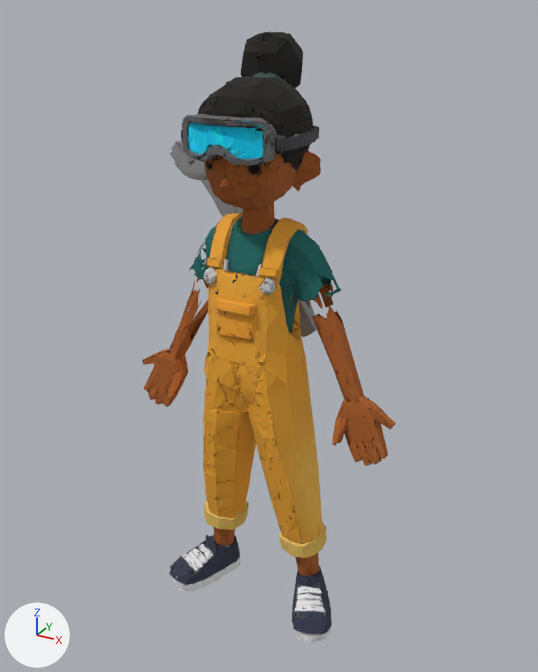
Before and after pictures for a commit that changed the glTF model docs/univers/archipeo/personnages/modeles/6e-equipage-zia/equipier.glb.
Camera for both pictures: a 50 mm lens placed at (0.559, -0.998, 1.03), pointed at (0.003, 0.013, 0.524). The axes (+X, +Y, +Z) are drawn at lower left. The lights are the same throughout. The first picture is the older version. Where no turn or scale is listed for an object, it has been applied to the vertices. Vertices at exactly the same position are counted once.

The first picture shows 'equipier'.
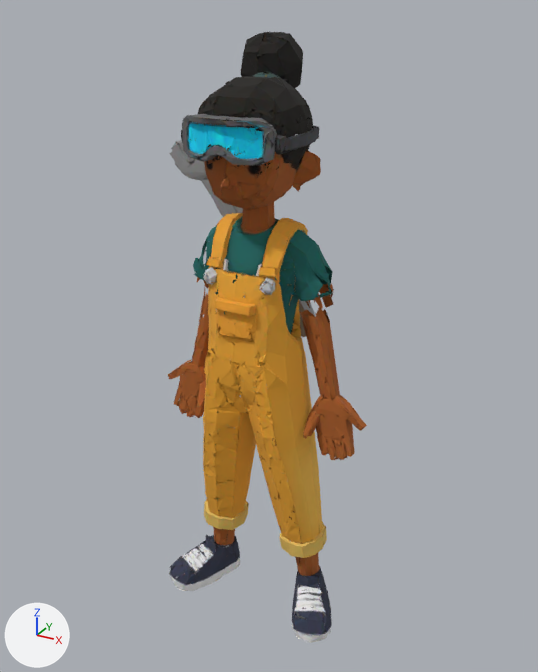
Where the newer file only moved an object's origin or applied its transform, the numbers keep the older frame.

Location of each change, [x1, y1, x2, y2] in pixels of the pictures (538 x 672 px; the box of a moved part takes in the faces that stretch with it):
'equipier', reshaped (22% narrower): before [142, 31, 396, 643]; after [168, 31, 367, 643]
part 1 of me_mesh_0, moved or reshaped: before [334, 416, 344, 444]; after [304, 410, 317, 437]
part 2 of me_mesh_0, moved or reshaped: before [327, 304, 385, 420]; after [315, 307, 358, 422]
part 3 of me_mesh_0, moved or reshaped: before [337, 419, 347, 443]; after [308, 414, 320, 436]
part 4 of me_mesh_0, moved or reshaped: before [330, 306, 396, 426]; after [321, 309, 367, 428]
part 5 of me_mesh_0, rebuilt (25% narrower): before [143, 289, 198, 406]; after [168, 293, 209, 417]
part 6 of me_mesh_0, rebuilt (23% narrower): before [314, 317, 392, 466]; after [303, 315, 363, 460]
part 7 of me_mesh_0, rebuilt (26% narrower): before [319, 310, 388, 463]; after [308, 309, 359, 457]
part 8 of me_mesh_0, rebuilt (mostly hidden afterwards): before [146, 290, 208, 406]; after [173, 332, 209, 417]
part 9 of me_mesh_0, rebuilt: before [172, 290, 194, 345]; after [168, 319, 200, 375]
part 10 of me_mesh_0, deleted: before [142, 258, 395, 466]
part 11 of me_mesh_0, moved or reshaped: before [143, 134, 387, 462]; after [168, 226, 366, 534]

The change in detail:
me_mesh_0 is used by ob_equipier; location (0.0, 0.0, 0.5).
me_mesh_0 had 14137 vertices, 11279 faces and spanned x -0.245..0.245, y -0.132..0.132, z -0.5..0.5.
me_mesh_0 now has 14137 vertices, 11279 faces and spans x -0.204..0.193, y -0.132..0.132, z -0.5..0.5.
me_mesh_0 part 1: the loose piece of 6 vertices spanning x 0.154..0.163, y -0.057..-0.028, z -0.103..-0.066 is multiplied about its middle by the matrix ((0.984, 0.003, 0.178), (0.003, 0.999, -0.032), (-0.178, 0.032, 0.983)), then moved by (-0.054, 0.01, -0.009).
me_mesh_0 part 2: the loose piece of 20 vertices spanning x 0.123..0.236, y -0.026..-0.012, z -0.059..0.113 is multiplied about its middle by the matrix ((0.984, 0.003, 0.178), (0.003, 0.999, -0.032), (-0.178, 0.032, 0.983)), then moved by (-0.034, 0.006, -0.014).
me_mesh_0 part 3: the loose piece of 8 vertices spanning x 0.162..0.169, y -0.053..-0.03, z -0.103..-0.069 is multiplied about its middle by the matrix ((0.984, 0.003, 0.178), (0.003, 0.999, -0.032), (-0.178, 0.032, 0.983)), then moved by (-0.054, 0.01, -0.01).
me_mesh_0 part 4: the loose piece of 23 vertices spanning x 0.124..0.245, y -0.025..0.01, z -0.064..0.112 is multiplied about its middle by the matrix ((0.984, 0.003, 0.178), (0.003, 0.999, -0.032), (-0.178, 0.032, 0.983)), then moved by (-0.035, 0.006, -0.014).
me_mesh_0 part 5: the loose piece of 132 vertices spanning x -0.242..-0.111, y -0.035..-0.02, z -0.14..0.098 is rebuilt with 134 vertices and now spans x -0.193..-0.09, y -0.023..-0.014, z -0.156..0.095.
me_mesh_0 part 6: the loose piece of 117 vertices spanning x 0.102..0.242, y -0.036..-0.02, z -0.143..0.094 is rebuilt with 117 vertices and now spans x 0.08..0.191, y -0.024..-0.015, z -0.159..0.092.
me_mesh_0 part 7: the loose piece of 61 vertices spanning x 0.095..0.244, y -0.025..0.019, z -0.143..0.092 is rebuilt with 61 vertices and now spans x 0.072..0.193, y -0.013..0.023, z -0.158..0.089.
me_mesh_0 part 8: the loose piece of 56 vertices spanning x -0.244..-0.095, y -0.023..0.019, z -0.143..0.088 is rebuilt with 56 vertices and now spans x -0.194..-0.073, y -0.011..0.023, z -0.158..0.088.
me_mesh_0 part 9: the loose piece of 13 vertices spanning x -0.183..-0.127, y -0.021..0.01, z -0.031..0.098 is rebuilt with 22 vertices and now spans x -0.195..-0.117, y -0.016..0.014, z -0.087..0.062.
me_mesh_0 part 10: 102 loose pieces with 548 vertices, spanning x -0.245..0.244, y -0.057..0.053, z -0.145..0.186, are deleted.
me_mesh_0 part 11: 194 vertices moved from x -0.136..0.133, y -0.071..0.059, z -0.082..0.206 to x -0.122..0.118, y -0.071..0.06, z -0.082..0.206; 419 vertices removed from x -0.244..0.238, y -0.071..0.06, z -0.21..0.367; 955 vertices added at x -0.195..0.193, y -0.07..0.06, z -0.296..0.39.
Other edits to the shape of me_mesh_0 do not show in these pictures.
